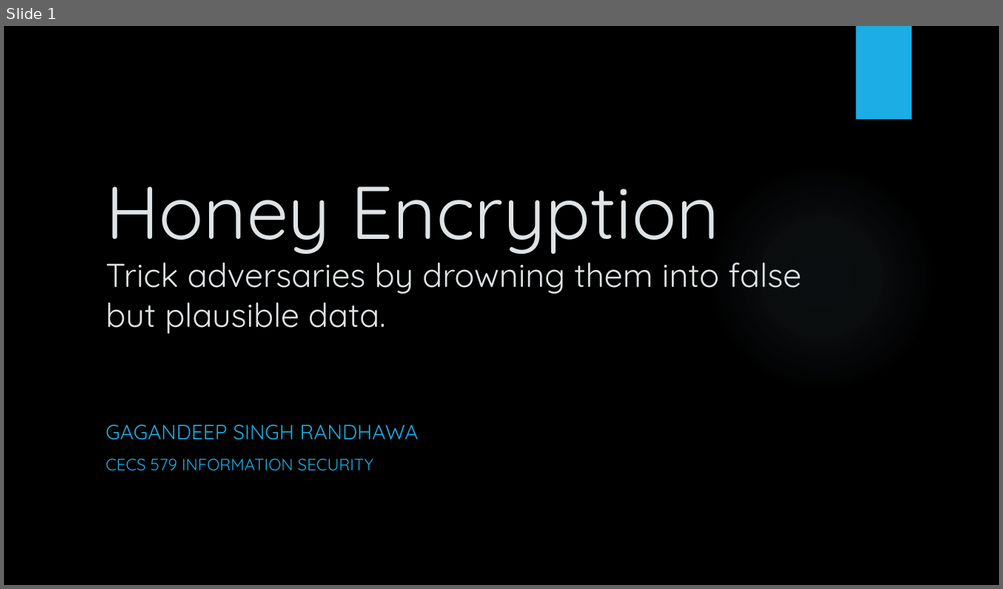
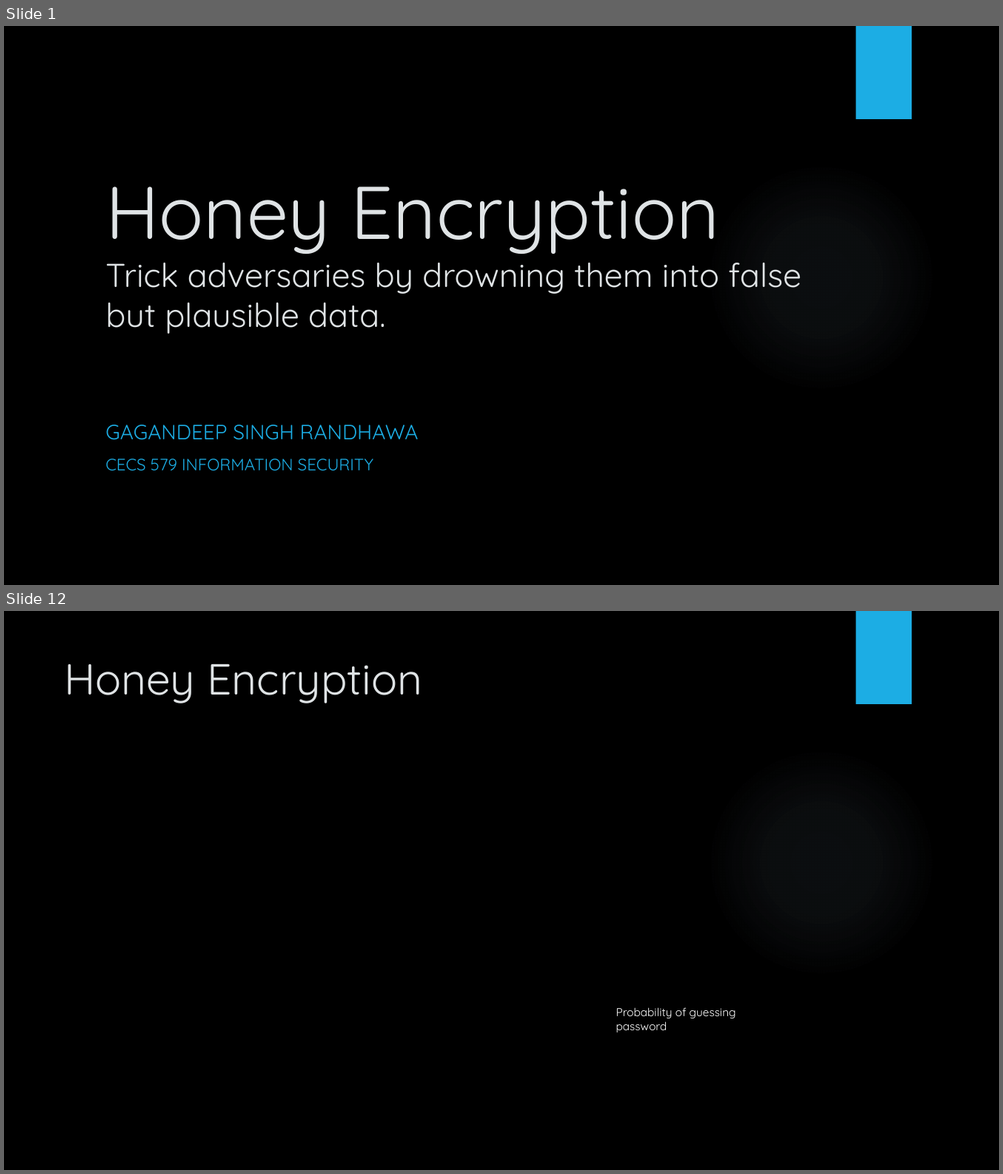
Before and after one commit to gagandeep7717/SecureCall, a slide deck: Presentations/Gagandeepsingh_Randhawa_Survey_Presentation.pptx. Shown one above the other, each under a label of ours: slide 1 before the commit, slides 1 and 12 after it; the slides between them are not shown. The pictures are 1003x589 and 1003x1174 pixels, drawn with LibreOffice and Linux fonts; fonts in the diff are those of the drawing; grey boxes stand for pictures; background and template pictures are left out. Boxes give left, top, right and bottom in pixels: in the first picture for what was removed or moved away, otherwise in the second. Text is boxed around its words. In the diff, an @@ line names an element or a change of style, - is before the commit and + after.

```diff
--- a/Presentations/Gagandeepsingh_Randhawa_Survey_Presentation.pptx
+++ b/Presentations/Gagandeepsingh_Randhawa_Survey_Presentation.pptx
@@ slide 12 added at (x1=4, y1=611, x2=999, y2=1170), background picture (left out); not listed: 2 template elements that a slide beside it also shows @@
@@ title added at (x1=64, y1=664, x2=422, y2=703), 42 pt, text #DFE3E5 @@
+Honey Encryption
@@ text added at (x1=616, y1=1008, x2=736, y2=1033), 11 pt, text #FFFFFF @@
+Probability of guessing password
```
Also in this commit, not shown: 23 other slides added.
